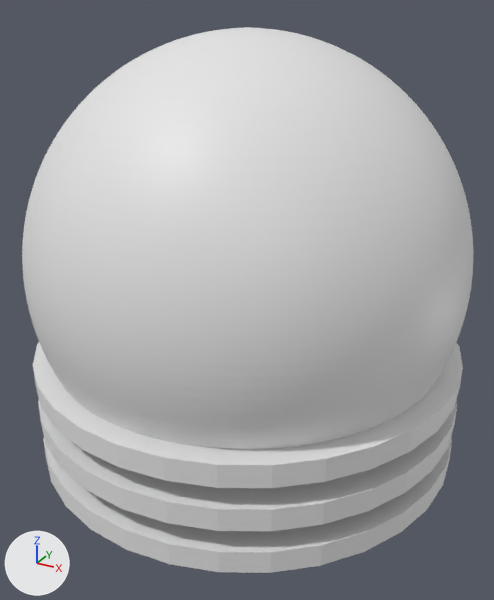
A saved change to the glTF model model.glb.
The view is the same before and after, from a 50 mm camera at (1.43, -2.6, 1.1) aimed at (0.03, -0.07, -0.17). The axes (+X, +Y, +Z) are drawn at lower left. The lights are the same throughout. The first picture is the older version.
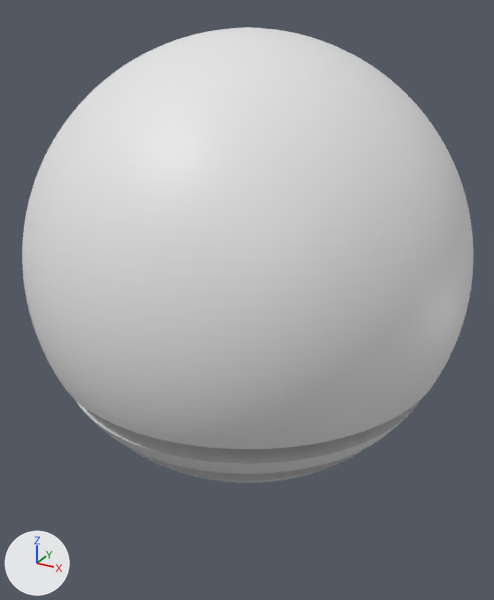
Commit message: Update to sphere now should not show boolean assets

Where the change shows, as pixel boxes [x1, y1, x2, y2] in the pictures (494 x 600 px):
'Circle', deleted
    before: [33, 342, 463, 573]

The change in detail:
Object 'Circle' (ob_circle) is deleted.
